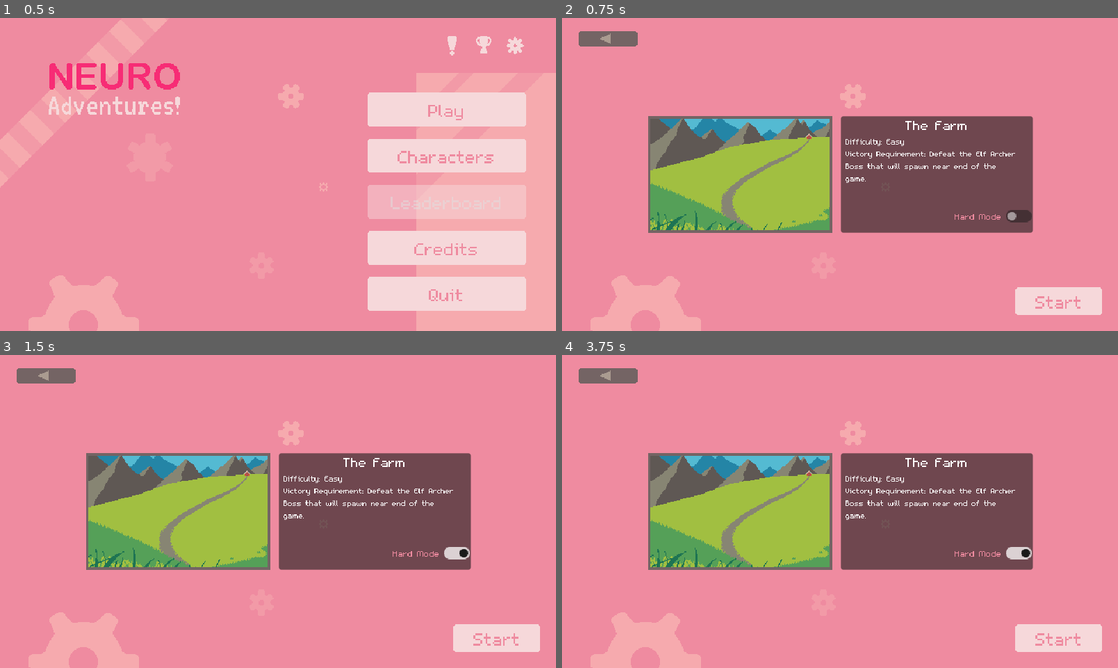
Above: before the commit, frames 1-4 (two rows, left to right).
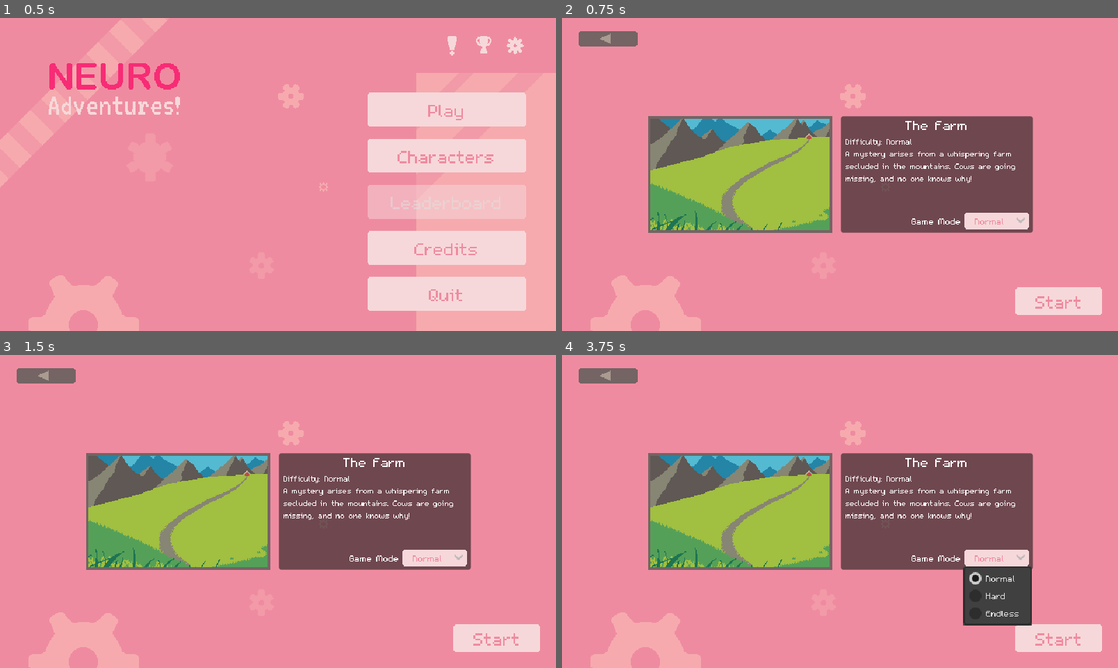
Above: after the commit, the same moments.

Repository: KotgeDev/Neuro-Adventures
Game: Godot game, scene res://scenes/ui/main_menu.tscn
The game is run twice, just before and just after one commit, with the same random seed, the same clock (stepped at 60 frames per second) and the same inputs.
Inputs (mouse positions are in pixels of both pictures, inside the frame that each line leads up to):
- Up to frame 1 (0.5 s): no input
- Up to frame 2 (0.75 s): click "Play" at 0.5 s
- Up to frame 3 (1.5 s): click (372, 552) at 1.25 s, where only the run before the commit has a clickable "Hard Mode"
- Up to frame 4 (3.75 s): click (612, 376) at 2 s; click "Play" at 2.75 s; click (995, 558) at 3.5 s, where only the run after the commit has a clickable "Normal"

Frame 1 is identical in both runs. In frame 2, 1.2% of the frame differs, in the area x 51-85%, y 38-68%; in frame 3, 1.2%; in frame 4, 3.6%, in the area x 51-85%, y 38-87%.

Commit message:
RAM update

Diff:
--- a/project.godot
+++ b/project.godot
@@ -22,6 +22,7 @@
 SavedOptions="*res://scripts/options/saved_options.gd"
 AchievementManager="*res://scripts/achievements/achievement_manager.gd"
 CharacterDataManager="*res://scripts/characters/character_data_manager.gd"
+MapManager="*res://scripts/maps/map_manager.gd"
 
 [display]
 
--- a/scenes/enemies/boss_scenes/archer_boss.tscn
+++ b/scenes/enemies/boss_scenes/archer_boss.tscn
@@ -70,7 +70,6 @@
 
 [node name="ElfArcherBoss" type="Node2D"]
 script = ExtResource("1_ap1r1")
-BASE_MAX_SPEED = 80.0
 
 [node name="Sprite2D" type="Sprite2D" parent="."]
 position = Vector2(0, -24)
--- a/scenes/enemies/enemy_scenes/goblin.tscn
+++ b/scenes/enemies/enemy_scenes/goblin.tscn
@@ -47,10 +47,9 @@
 }
 
 [node name="Goblin" instance=ExtResource("1_ugo6b")]
-MAX_HEALTH = 2.0
-DAMAGE = 2.0
+BASE_MAX_HEALTH = 2.0
+BASE_MAX_SPEED = 35.0
 ATTACK_INTERVAL = 0.7
-BASE_MAX_SPEED = 35.0
 
 [node name="Sprite2D" parent="." index="0"]
 position = Vector2(0, -26)
--- a/scenes/enemies/enemy_scenes/knight.tscn
+++ b/scenes/enemies/enemy_scenes/knight.tscn
@@ -46,8 +46,7 @@
 }
 
 [node name="Knight" instance=ExtResource("1_j3dd8")]
-MAX_HEALTH = 12.0
-DAMAGE = 8.0
+BASE_MAX_HEALTH = 12.0
 BASE_MAX_SPEED = 30.0
 
 [node name="Sprite2D" parent="." index="0"]
--- a/scenes/enemies/enemy_scenes/kobold.tscn
+++ b/scenes/enemies/enemy_scenes/kobold.tscn
@@ -47,10 +47,9 @@
 }
 
 [node name="Kobold" instance=ExtResource("1_frcrl")]
-MAX_HEALTH = 4.0
-DAMAGE = 3.0
+BASE_MAX_HEALTH = 4.0
+BASE_MAX_SPEED = 40.0
 ATTACK_INTERVAL = 0.5
-BASE_MAX_SPEED = 40.0
 
 [node name="Sprite2D" parent="." index="0"]
 position = Vector2(0, -26)
--- a/scenes/enemies/enemy_scenes/soldier.tscn
+++ b/scenes/enemies/enemy_scenes/soldier.tscn
@@ -43,10 +43,9 @@
 }
 
 [node name="Soldier" instance=ExtResource("1_pihnb")]
-MAX_HEALTH = 8.0
-DAMAGE = 5.0
+BASE_MAX_HEALTH = 8.0
+BASE_MAX_SPEED = 30.0
 ATTACK_INTERVAL = 0.8
-BASE_MAX_SPEED = 30.0
 
 [node name="Sprite2D" parent="." index="0"]
 texture = ExtResource("2_c7i3u")
--- a/scenes/ui/hud.tscn
+++ b/scenes/ui/hud.tscn
@@ -13,7 +13,7 @@
 [ext_resource type="StyleBox" uid="uid://bspcvalmxg40p" path="res://assets/themes/upgrade.tres" id="11_tdhkg"]
 [ext_resource type="StyleBox" uid="uid://dwibpkoqk5pkl" path="res://assets/themes/upgrade_hover.tres" id="12_4x88v"]
 [ext_resource type="Material" uid="uid://csxlxcwxw3h3v" path="res://assets/shaders/rainbow.tres" id="12_x3twt"]
-[ext_resource type="PackedScene" uid="uid://b6j6utnkndtjo" path="res://scenes/options/options_menu.tscn" id="13_dfp21"]
+[ext_resource type="PackedScene" uid="uid://dd3l4otjd8b3x" path="res://scenes/ui/pause_manager.tscn" id="14_sxq4j"]
 [ext_resource type="PackedScene" uid="uid://d2avq1nqugasc" path="res://scenes/achievements/victory_achievements_display.tscn" id="15_hw7wa"]
 
 [node name="HUD" type="CanvasLayer"]
@@ -172,87 +172,6 @@
 size_flags_vertical = 3
 theme_override_constants/separation = 1
 
-[node name="EndGame" type="Control" parent="."]
-visible = false
-layout_mode = 3
-anchors_preset = 15
-anchor_right = 1.0
-anchor_bottom = 1.0
-grow_horizontal = 2
-grow_vertical = 2
-
-[node name="ColorRect" type="ColorRect" parent="EndGame"]
-layout_mode = 1
-anchors_preset = 15
-anchor_right = 1.0
-anchor_bottom = 1.0
-grow_horizontal = 2
-grow_vertical = 2
-color = Color(0, 0, 0, 0.490196)
-
-[node name="MenuContainer" type="VBoxContainer" parent="EndGame"]
-layout_mode = 1
-anchors_preset = 8
-anchor_left = 0.5
-anchor_top = 0.5
-anchor_right = 0.5
-anchor_bottom = 0.5
-offset_left = -82.0
-offset_top = -30.0
-offset_right = 82.0
-offset_bottom = 30.0
-grow_horizontal = 2
-grow_vertical = 2
-
-[node name="EndGameLabel" type="Label" parent="EndGame/MenuContainer"]
-unique_name_in_owner = true
-custom_minimum_size = Vector2(100, 0)
-layout_mode = 2
-text = "VICTORY"
-horizontal_alignment = 1
-vertical_alignment = 1
-autowrap_mode = 3
-
-[node name="FlavorText" type="Label" parent="EndGame/MenuContainer"]
-unique_name_in_owner = true
-custom_minimum_size = Vector2(100, 0)
-layout_mode = 2
-theme_override_font_sizes/font_size = 16
-text = "Sometimes when I sit here and stream, I envision myself as a goddess, overlooking my followers. "
-horizontal_alignment = 1
-vertical_alignment = 1
-autowrap_mode = 3
-
-[node name="ContinueButton" type="Button" parent="EndGame/MenuContainer"]
-custom_minimum_size = Vector2(100, 0)
-layout_mode = 2
-text = "Continue"
-
-[node name="RetryButton" type="Button" parent="EndGame/MenuContainer"]
-visible = false
-layout_mode = 2
-text = "Retry"
-
-[node name="OptionsButton" type="Button" parent="EndGame/MenuContainer"]
-layout_mode = 2
-text = "Options"
-
-[node name="MenuButton" type="Button" parent="EndGame/MenuContainer"]
-custom_minimum_size = Vector2(100, 0)
-layout_mode = 2
-text = "Menu"
-
-[node name="TimeLabel" type="Label" parent="EndGame"]
-layout_mode = 0
-offset_left = 238.0
-offset_top = 16.0
-offset_right = 624.0
-offset_bottom = 42.0
-theme_override_font_sizes/font_size = 16
-text = "Elapsed Time: 10.54 minutes"
-horizontal_alignment = 2
-autowrap_mode = 3
-
 [node name="UpgradeChoicePanel" type="Control" parent="."]
 visible = false
 custom_minimum_size = Vector2(345, 72)
@@ -314,6 +233,10 @@
 
 [node name="Padding" type="Control" parent="UpgradeChoicePanel/VBoxContainer"]
 layout_mode = 2
+
+[node name="PauseManager" parent="." node_paths=PackedStringArray("upgrades_menu") instance=ExtResource("14_sxq4j")]
+visible = false
+upgrades_menu = NodePath("../UpgradeMenu")
 
 [node name="FPSCounter" type="Label" parent="."]
 offset_left = 541.0
@@ -324,16 +247,8 @@
 text = "fps: 24"
 horizontal_alignment = 2
 
-[node name="OptionsMenu" parent="." instance=ExtResource("13_dfp21")]
-visible = false
-
 [node name="VictoryAchievementsDisplay" parent="." instance=ExtResource("15_hw7wa")]
 visible = false
 
 [connection signal="timeout" from="FPSCounterUpdateTimer" to="." method="_on_fps_counter_update_timer_timeout"]
-[connection signal="pressed" from="EndGame/MenuContainer/ContinueButton" to="." method="hide_endgame"]
-[connection signal="pressed" from="EndGame/MenuContainer/RetryButton" to="." method="_on_retry_button_pressed"]
-[connection signal="pressed" from="EndGame/MenuContainer/OptionsButton" to="." method="_on_options_button_pressed"]
-[connection signal="pressed" from="EndGame/MenuContainer/MenuButton" to="." method="_on_menu_button_pressed"]
-[connection signal="close_panel" from="OptionsMenu" to="." method="_on_options_menu_close_panel"]
 [connection signal="close_victory_achievement_screen" from="VictoryAchievementsDisplay" to="." method="display_game_won"]
--- a/scenes/ui/map_menu.tscn
+++ b/scenes/ui/map_menu.tscn
@@ -17,6 +17,7 @@
 script = ExtResource("1_gsd8f")
 
 [node name="TextureRect" type="TextureRect" parent="."]
+layout_mode = 0
 offset_right = 40.0
 offset_bottom = 40.0
 texture = ExtResource("2_mm16a")
@@ -78,17 +79,39 @@
 layout_mode = 2
 size_flags_vertical = 3
 theme_override_font_sizes/font_size = 14
-text = "Difficulty: Easy
-Victory Requirement: Defeat the Elf Archer Boss that will spawn near end of the game. "
+text = "Difficulty: Normal
+A mystery arises from a whispering farm secluded in the mountains. Cows are going missing, and no one knows why! "
 autowrap_mode = 2
 
-[node name="CheckButton" type="CheckButton" parent="HBoxContainer/Panel/VBoxContainer"]
+[node name="ModeContainer" type="HBoxContainer" parent="HBoxContainer/Panel/VBoxContainer"]
+layout_mode = 2
+
+[node name="Pading" type="Control" parent="HBoxContainer/Panel/VBoxContainer/ModeContainer"]
+layout_mode = 2
+
+[node name="Label" type="Label" parent="HBoxContainer/Panel/VBoxContainer/ModeContainer"]
+layout_mode = 2
+size_flags_horizontal = 3
+theme_override_font_sizes/font_size = 16
+text = "Game Mode"
+horizontal_alignment = 2
+
+[node name="MapModeButton" type="OptionButton" parent="HBoxContainer/Panel/VBoxContainer/ModeContainer"]
+unique_name_in_owner = true
+custom_minimum_size = Vector2(75, 0)
 layout_mode = 2
 theme_override_font_sizes/font_size = 16
-text = "Hard Mode"
-alignment = 2
+alignment = 1
+item_count = 3
+selected = 0
+popup/item_0/text = "Normal"
+popup/item_0/id = 0
+popup/item_1/text = "Hard"
+popup/item_1/id = 1
+popup/item_2/text = "Endless"
+popup/item_2/id = 2
 
-[node name="HBoxContainer2" type="HBoxContainer" parent="HBoxContainer/Panel/VBoxContainer"]
+[node name="Pading2" type="Control" parent="HBoxContainer/Panel/VBoxContainer/ModeContainer"]
 layout_mode = 2
 
 [node name="Padding" type="Control" parent="HBoxContainer/Panel/VBoxContainer"]
@@ -99,6 +122,7 @@
 
 [node name="StartButton" type="Button" parent="."]
 custom_minimum_size = Vector2(100, 0)
+layout_mode = 0
 offset_left = 522.0
 offset_top = 310.0
 offset_right = 622.0
--- /dev/null
+++ b/scenes/ui/pause_manager.tscn
@@ -0,0 +1,85 @@
+[gd_scene load_steps=3 format=3 uid="uid://dd3l4otjd8b3x"]
+
+[ext_resource type="Script" path="res://scripts/ui/pause_manager.gd" id="1_oau80"]
+[ext_resource type="PackedScene" uid="uid://b6j6utnkndtjo" path="res://scenes/options/options_menu.tscn" id="2_vkadx"]
+
+[node name="PauseManager" type="Control"]
+layout_mode = 3
+anchors_preset = 15
+anchor_right = 1.0
+anchor_bottom = 1.0
+grow_horizontal = 2
+grow_vertical = 2
+script = ExtResource("1_oau80")
+
+[node name="ColorRect" type="ColorRect" parent="."]
+layout_mode = 1
+anchors_preset = 15
+anchor_right = 1.0
+anchor_bottom = 1.0
+grow_horizontal = 2
+grow_vertical = 2
+color = Color(0, 0, 0, 0.490196)
+
+[node name="PausedMenu" type="Control" parent="."]
+layout_mode = 1
+anchors_preset = 15
+anchor_right = 1.0
+anchor_bottom = 1.0
+grow_horizontal = 2
+grow_vertical = 2
+
+[node name="MenuContainer" type="VBoxContainer" parent="PausedMenu"]
+layout_mode = 1
+anchors_preset = 8
+anchor_left = 0.5
+anchor_top = 0.5
+anchor_right = 0.5
+anchor_bottom = 0.5
+offset_left = -66.5
+offset_top = -75.5
+offset_right = 66.5
+offset_bottom = 75.5
+grow_horizontal = 2
+grow_vertical = 2
+
+[node name="EndGameLabel" type="Label" parent="PausedMenu/MenuContainer"]
+unique_name_in_owner = true
+custom_minimum_size = Vector2(100, 0)
+layout_mode = 2
+text = "PAUSED"
+horizontal_alignment = 1
+vertical_alignment = 1
+autowrap_mode = 3
+
+[node name="FlavorText" type="Label" parent="PausedMenu/MenuContainer"]
+unique_name_in_owner = true
+custom_minimum_size = Vector2(100, 0)
+layout_mode = 2
+theme_override_font_sizes/font_size = 16
+text = "\\\\\\\\\\\\\\\\\\\\\\\\\\\\\\\\\\\\\\\\\\\\\\"
+horizontal_alignment = 1
+vertical_alignment = 1
+autowrap_mode = 3
+
+[node name="ContinueButton" type="Button" parent="PausedMenu/MenuContainer"]
+layout_mode = 2
+text = "Continue"
+
+[node name="OptionsButton" type="Button" parent="PausedMenu/MenuContainer"]
+layout_mode = 2
+text = "Options"
+
+[node name="QuitButton" type="Button" parent="PausedMenu/MenuContainer"]
+layout_mode = 2
+text = "Quit
+"
+
+[node name="OptionsMenu" parent="." instance=ExtResource("2_vkadx")]
+visible = false
+layout_mode = 1
+
+[connection signal="pressed" from="PausedMenu/MenuContainer/ContinueButton" to="." method="_on_continue_button_pressed"]
+[connection signal="pressed" from="PausedMenu/MenuContainer/OptionsButton" to="." method="_on_options_button_pressed"]
+[connection signal="pressed" from="PausedMenu/MenuContainer/QuitButton" to="." method="_on_quit_button_pressed"]
+[connection signal="close_panel" from="OptionsMenu" to="." method="_on_options_menu_close_panel"]
--- a/scripts/enemies/boss_scenes/archer_boss.gd
+++ b/scripts/enemies/boss_scenes/archer_boss.gd
@@ -2,13 +2,13 @@
 class_name ArcherBoss
 
 #region CONSTANTS
+@export var BASE_MAX_HEALTH := 400.0
+@export var BASE_MAX_SPEED := 80.0
+@export var BASE_DAMAGE := 12.0
+@export var ATTACK_INTERVAL := 1.5
 @export var ACCELERATION := 500
 @export var FRICTION := 500
-@export var MAX_HEALTH := 400.0
-@export var DAMAGE := 12.0
-@export var ATTACK_INTERVAL := 1.5
 @export var PATH_FIND_INTERVAL := 2.0
-
 @export var PHASE_1_ARROW_INTERVAL := 2.0
 @export var PHASE_2_ARROW_INTERVAL := 1.5
 @export var PHASE_2_PATTERN_INTERVAL := 4.0
@@ -27,13 +27,18 @@
 @onready var healthbar = $Healthbar
 #endregion
 
+#region STATS
+@onready var phase_thresholds := [BASE_MAX_HEALTH, BASE_MAX_HEALTH * 0.45]
+@onready var health := BASE_MAX_HEALTH
+@onready var max_speed := BASE_MAX_SPEED
+@onready var damage := BASE_DAMAGE
+#endregion
+
 #region OTHER
 var velocity: Vector2
 var current_phase := 1
 var just_started_running := false
 var just_started_shooting := false
-@onready var phase_thresholds := [MAX_HEALTH, MAX_HEALTH * 0.45]
-@onready var health: float = MAX_HEALTH
 #endregion
 
 var arrow_path_template = preload("res://scenes/projectiles/arrow_path.tscn")
@@ -42,7 +47,7 @@
 	global_position = Vector2(randi_range(50, 2500), randi_range(50, 600))
 	$PathfindTimer.wait_time = PATH_FIND_INTERVAL
 	$PathfindTimer.start()
-	$ContinuousHitbox.damage = DAMAGE
+	$ContinuousHitbox.damage = damage
 	$ContinuousHitbox/HitTimer.wait_time = ATTACK_INTERVAL
 	fire_timer.wait_time = PHASE_1_ARROW_INTERVAL
 	fire_timer.start()
@@ -89,7 +94,7 @@
 
 func _on_hurtbox_take_damage(damage):
 	health -= damage
-	healthbar.value = health / MAX_HEALTH * 100
+	healthbar.value = health / BASE_MAX_HEALTH * 100
 
 	sprite_2d.modulate = Color("b4244a")
 	await get_tree().create_timer(0.05).timeout
--- a/scripts/enemies/enemy.gd
+++ b/scripts/enemies/enemy.gd
@@ -1,13 +1,17 @@
 extends Node2D
 class_name Enemy
 
-@export var BASE_MAX_SPEED: float
-@onready var max_speed := BASE_MAX_SPEED
-
 func _ready() -> void:
 	add_to_group("enemy")
+	set_stats()
 	ready()
 
 ## Override to use
+## _ready alternative
 func ready() -> void:
 	pass
+
+## Override to use
+## For setting stats for different modes
+func set_stats() -> void:
+	pass
--- a/scripts/enemies/simple_enemy.gd
+++ b/scripts/enemies/simple_enemy.gd
@@ -12,8 +12,9 @@
 class_name SimpleEnemy
 
 #region CONSTANTS
-@export var MAX_HEALTH := 1.0
-@export var DAMAGE := 1.0
+@export var BASE_MAX_HEALTH := 1.0
+@export var BASE_MAX_SPEED := 1.0
+@export var BASE_DAMAGE := 1.0
 @export var ATTACK_INTERVAL := 1.0
 #endregion
 
@@ -33,10 +34,15 @@
 var ntx_template = preload("res://scenes/interactive_objects/ntx_4090.tscn")
 #endregion
 
-#region DETAILS
+#region STATS
+@onready var health := BASE_MAX_HEALTH
+@onready var max_speed := BASE_MAX_SPEED
+@onready var damage := BASE_DAMAGE
+#endregion
+
+#region OTHER
 var velocity: Vector2
 var next_pos: Vector2
-@onready var health: int = MAX_HEALTH
 var dead := false
 var last_enemy := false
 var last_flip_time: float
@@ -49,10 +55,20 @@
 var march_duration: float
 #endregion
 
+func set_stats() -> void:
+	match MapManager.map_mode:
+		MapManager.MapMode.NORMAL:
+			pass
+		MapManager.MapMode.HARD:
+			health = BASE_MAX_HEALTH * 2
+			damage = BASE_DAMAGE * 2
+		MapManager.MapMode.ENDLESS:
+			pass
+
 func ready() -> void:
 	pathfind_timer.wait_time = 0.5
 	pathfind_timer.start()
-	$ContinuousHitbox.damage = DAMAGE
+	$ContinuousHitbox.damage = damage
 	$ContinuousHitbox/HitTimer.wait_time = ATTACK_INTERVAL
 	$AnimationPlayer.play("idle")
 
--- /dev/null
+++ b/scripts/maps/map_manager.gd
@@ -0,0 +1,13 @@
+extends Node
+
+enum MapMode {
+	NORMAL,
+	HARD,
+	ENDLESS
+}
+
+var map_mode: MapMode
+
+## Must be called before the start of every game
+func setup(mode: MapMode) -> void:
+	map_mode = mode
--- a/scripts/ui/closeable_panel.gd
+++ b/scripts/ui/closeable_panel.gd
@@ -8,7 +8,7 @@
 
 # Called every frame. 'delta' is the elapsed time since the previous frame.
 func _process(delta):
-	if Input.is_action_just_pressed("menu"):
+	if Input.is_action_just_pressed("menu") and visible:
 		close()
 
 ## Call function whenever user wants to close this panel
--- a/scripts/ui/hud.gd
+++ b/scripts/ui/hud.gd
@@ -1,20 +1,15 @@
 extends CanvasLayer
 
-var cursor = preload("res://assets/ui/cursor.png")
-
 #region NODES
+@onready var pause_manager = $PauseManager
 @onready var ai_health_bar = %AIHealthBar
 @onready var collab_partner_health_bar = %CollabPartnerHealthBar
 @onready var exp_bar = $EXPBar
-@onready var end_game = $EndGame
 @onready var fps_counter = $FPSCounter
 @onready var upgrade_menu = %UpgradeMenu
 @onready var level_counter = $LevelCounter
 @onready var choice_panel_container = %ChoicePanelContainer
 @onready var choice_panel_template = $UpgradeChoicePanel
-@onready var continue_button = $EndGame/MenuContainer/ContinueButton
-@onready var retry_button = $EndGame/MenuContainer/RetryButton
-@onready var options_menu = $OptionsMenu
 @onready var ai_bar_full = %AiBarFull
 @onready var collab_partner_bar_full = %CollabPartnerBarFull
 @onready var victory_achievements_display = $VictoryAchievementsDisplay
@@ -36,7 +31,6 @@
 
 #region OTHER
 var menu_blip2: AudioStream = preload("res://assets/sfx/menublip2.wav")
-var start_time_msec = 0.0
 var pause_start_time_msec = 0.0
 var total_paused_time_msec = 0.0
 var menu_allowed := true
@@ -56,10 +50,9 @@
 	else:
 		ai_bar_full.visible = false
 		collab_partner_bar_full.visible = false
-	Input.set_custom_mouse_cursor(cursor, Input.CURSOR_ARROW, Vector2(32, 32))
 
 func connect_signals() -> void:
-	Globals.game_over.connect(_on_game_over)
+	#Globals.game_over.connect(_on_game_over)
 	Globals.game_won.connect(_on_game_won)
 	Globals.update_ai_health.connect(_on_update_ai_health)
 	Globals.update_collab_partner_health.connect(_on_update_collab_partner_health)
@@ -70,7 +63,6 @@
 	Globals.map_ready.connect(_on_map_ready)
 
 func _on_map_ready() -> void:
-	start_time_msec = Time.get_ticks_msec()
 	collab_partner = get_tree().get_first_node_in_group("collab_partner")
 	map = get_tree().get_first_node_in_group("map")
 
@@ -89,60 +81,32 @@
 func _process(delta: float) -> void:
 	shake_handler(delta)
 	exp_bar.value = lerpf(exp_bar.value, exp_value, delta*7)
-	if Input.is_action_just_pressed("menu") and menu_allowed:
-		if options_menu.visible:
-			return
-
-		if end_game.visible:
-			hide_endgame()
-		else:
-			show_endgame()
-
-		%EndGameLabel.text = "PAUSED"
-		%FlavorText.text = "\\\\\\\\\\\\\\\\\\\\\\\\\\\\\\\\\\\\\\\\\\\\"
-		$EndGame/TimeLabel.text = "Survival time: " + calculated_survived_time()
-
-func hide_endgame():
-	end_game.visible = false
-	if upgrade_menu.visible:
-		return
-	else:
-		unpause_game()
-
-func show_endgame():
-	end_game.visible = true
-	if upgrade_menu.visible:
-		total_paused_time_msec += Time.get_ticks_msec() - pause_start_time_msec
-		pause_start_time_msec = Time.get_ticks_msec()
-	else:
-		pause_game()
-
-func pause_game() -> void:
-	Input.set_custom_mouse_cursor(null)
-	get_tree().paused = true
-	pause_start_time_msec = Time.get_ticks_msec()
-
-func unpause_game() -> void:
-	Input.set_custom_mouse_cursor(cursor, Input.CURSOR_ARROW, Vector2(32, 32))
-	get_tree().paused = false
-	total_paused_time_msec += Time.get_ticks_msec() - pause_start_time_msec
-
-func _on_game_over() -> void:
-	continue_button.visible = false
-	retry_button.visible = true
-	menu_allowed = false
-	pause_game()
-	%EndGameLabel.text = "GAME OVER"
-	%FlavorText.text = "Someone tell Vedal there is a problem with my AI"
-	AudioSystem.set_music_pitch(0.05, 2.5)
-	end_game.visible = true
-
-	var survival_sec: int = roundi((Time.get_ticks_msec() - start_time_msec - total_paused_time_msec) / 1000.0)
-	$EndGame/TimeLabel.text = "Survived time: " + calculated_survived_time()
+
+#func pause_game() -> void:
+	#Input.set_custom_mouse_cursor(null)
+	#get_tree().paused = true
+	#pause_start_time_msec = Time.get_ticks_msec()
+#
+#func unpause_game() -> void:
+	#Input.set_custom_mouse_cursor(cursor, Input.CURSOR_ARROW, Vector2(32, 32))
+	#get_tree().paused = false
+	#total_paused_time_msec += Time.get_ticks_msec() - pause_start_time_msec
+
+#func _on_game_over() -> void:
+	#continue_button.visible = false
+	#retry_button.visible = true
+	#menu_allowed = false
+	#pause_game()
+	#%EndGameLabel.text = "GAME OVER"
+	#%FlavorText.text = "Someone tell Vedal there is a problem with my AI"
+	#AudioSystem.set_music_pitch(0.05, 2.5)
+	#end_game.visible = true
+
+	#var survival_sec: int = roundi((Time.get_ticks_msec() - start_time_msec - total_paused_time_msec) / 1000.0)
+	#$EndGame/TimeLabel.text = "Survived time: " + calculated_survived_time()
 
 func _on_game_won() -> void:
 	menu_allowed = false
-	pause_game()
 	check_for_completed_achievements()
 
 	if not victory_achievements_display.achievements_completed_this_game.is_empty():
@@ -166,24 +130,18 @@
 		AchievementManager.add_achievement.emit(5)
 
 func display_game_won() -> void:
-	continue_button.visible = false
-	retry_button.visible = true
-	%EndGameLabel.text = "VICTORY"
-	%EndGameLabel.material = load("res://assets/shaders/rainbow.tres")
-	%FlavorText.text = "Sometimes when I sit here and stream, I envision myself as a goddess, overlooking my followers. "
-	$EndGame/TimeLabel.text = "Elapsed time: " + calculated_survived_time()
-
-	end_game.modulate.a = 0.0
-	end_game.visible = true
+	#continue_button.visible = false
+	#retry_button.visible = true
+	#%EndGameLabel.text = "VICTORY"
+	#%EndGameLabel.material = load("res://assets/shaders/rainbow.tres")
+	#%FlavorText.text = "Sometimes when I sit here and stream, I envision myself as a goddess, overlooking my followers. "
+	#$EndGame/TimeLabel.text = "Elapsed time: " + calculated_survived_time()
+	#
+	#end_game.modulate.a = 0.0
+	#end_game.visible = true
 	var tween = get_tree().create_tween()
 	tween.set_pause_mode(Tween.TWEEN_PAUSE_PROCESS)
-	tween.tween_property(end_game, "modulate:a", 1.0, 1.0)
-
-func calculated_survived_time() -> String:
-	var survival_sec: int = roundi((Time.get_ticks_msec() - start_time_msec - total_paused_time_msec) / 1000.0)
-	var min: int = int(survival_sec / 60)
-	var sec: int = roundi(survival_sec % 60)
-	return "%02d:%02d" % [min, sec]
+	#tween.tween_property(end_game, "modulate:a", 1.0, 1.0)
 
 func shake(obj_to_shake, source) -> void:
 	obj_to_shake.position.x = source.x + max_offset.x * rng.randf_range(-1, 1)
@@ -237,12 +195,12 @@
 	level_counter.text = str(display_level)
 
 	%UpgradeLabel.visible = false
-	pause_game()
+	pause_manager.pause_game()
 	display_upgrades(upgrades)
 
 func _on_send_all_existing_upgrades(upgrades: Array) -> void:
 	%UpgradeLabel.visible = true
-	pause_game()
+	pause_manager.pause_game()
 	display_upgrades(upgrades)
 
 func display_upgrades(upgrades: Array) -> void:
@@ -275,7 +233,7 @@
 	AudioSystem.play_sfx(menu_blip2, Vector2(640 / 2.0, 340 / 2.0))
 
 func _on_upgrade_selected(upgrade: Upgrade) -> void:
-	unpause_game()
+	pause_manager.unpause_game()
 	AudioSystem.play_sfx(menu_blip2, Vector2(640 / 2.0, 340 / 2.0))
 	Globals.lvl_up.emit(upgrade)
 	upgrade_menu.visible = false
@@ -284,28 +242,8 @@
 		child.queue_free()
 	AudioSystem.set_music_volume(1)
 
-func _on_menu_button_pressed():
-	unpause_game()
-	AudioSystem.end_music()
-	get_tree().change_scene_to_file("res://scenes/ui/menu.tscn")
-
-func _on_retry_button_pressed():
-	unpause_game()
-	AudioSystem.end_music()
-	get_tree().change_scene_to_file("res://scenes/maps/farm.tscn")
-
 func _on_fps_counter_update_timer_timeout():
 	fps_counter.text = "%d fps" % round(Engine.get_frames_per_second())
 
-func _on_options_button_pressed():
-	options_menu.visible = true
-	end_game.visible = false
-
-func close_options_menu():
-	end_game.visible = true
-
 func set_fps_counter_state(toggled_on: bool) -> void:
 	fps_counter.visible = toggled_on
-
-func _on_options_menu_close_panel():
-	end_game.visible = true
--- a/scripts/ui/map_menu.gd
+++ b/scripts/ui/map_menu.gd
@@ -1,8 +1,10 @@
 extends Control
 
+@onready var map_mode_button = %MapModeButton
 
 func _on_return_button_pressed():
 	get_tree().change_scene_to_file("res://scenes/ui/main_menu.tscn")
 
 func _on_start_button_pressed():
+	MapManager.setup(map_mode_button.selected)
 	get_tree().change_scene_to_file("res://scenes/ui/team_menu.tscn")
--- /dev/null
+++ b/scripts/ui/pause_manager.gd
@@ -0,0 +1,74 @@
+extends Control
+
+var cursor = preload("res://assets/ui/cursor.png")
+
+@export var upgrades_menu: Control
+
+@onready var options_menu = $OptionsMenu
+@onready var paused_menu = $PausedMenu
+
+var start_time_msec := 0.0
+var pause_start_time_msec := 0.0
+var total_paused_time_msec := 0.0
+var game_over := false
+
+func _ready() -> void:
+	start_time_msec = Time.get_ticks_msec()
+	Input.set_custom_mouse_cursor(cursor, Input.CURSOR_ARROW, Vector2(32, 32))
+
+func _process(delta):
+	if Input.is_action_just_pressed("menu"):
+		if options_menu.visible or game_over:
+			return
+
+		if upgrades_menu.visible:
+			if visible:
+				visible = false
+			else:
+				visible = true
+			return
+
+		if visible:
+			unpause_game(true)
+		else:
+			pause_game(true)
+
+## Call to pause the game
+func pause_game(show_menu := false):
+	Input.set_custom_mouse_cursor(null)
+	get_tree().paused = true
+	pause_start_time_msec = Time.get_ticks_msec()
+
+	if show_menu:
+		visible = true
+
+## Call to unpause the game
+func unpause_game(hide_menu := false):
+	Input.set_custom_mouse_cursor(cursor, Input.CURSOR_ARROW, Vector2(32, 32))
+	get_tree().paused = false
+	total_paused_time_msec += Time.get_ticks_msec() - pause_start_time_msec
+
+	if hide_menu:
+		visible = false
+
+## Call to get elapsed time excluding time that was spent paused
+func get_elapsed_time() -> String:
+	var survival_sec: int = roundi((Time.get_ticks_msec() - start_time_msec - total_paused_time_msec) / 1000.0)
+	var min: int = int(survival_sec / 60)
+	var sec: int = roundi(survival_sec % 60)
+	return "%02d:%02d" % [min, sec]
+
+func _on_continue_button_pressed():
+	unpause_game(true)
+
+func _on_options_button_pressed():
+	options_menu.visible = true
+	paused_menu.visible = false
+
+func _on_options_menu_close_panel():
+	options_menu.visible = false
+	paused_menu.visible = true
+
+func _on_quit_button_pressed():
+	AudioSystem.end_music()
+	get_tree().change_scene_to_file("res://scenes/ui/main_menu.tscn")
